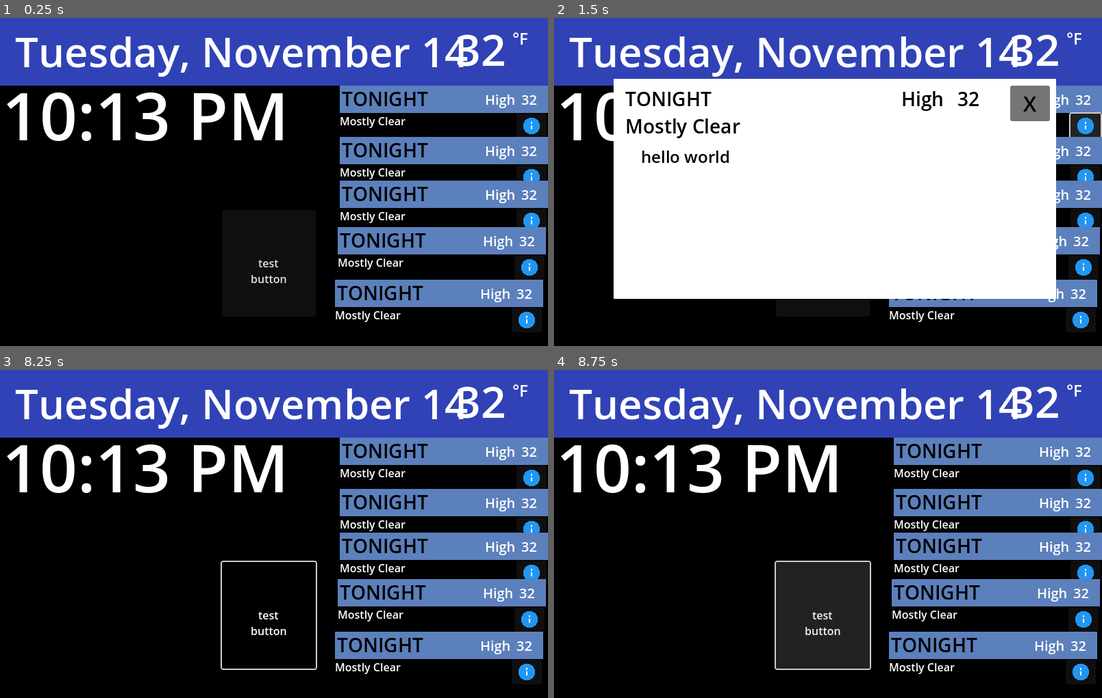
Above: before the commit, frames 1-4 (two rows, left to right).
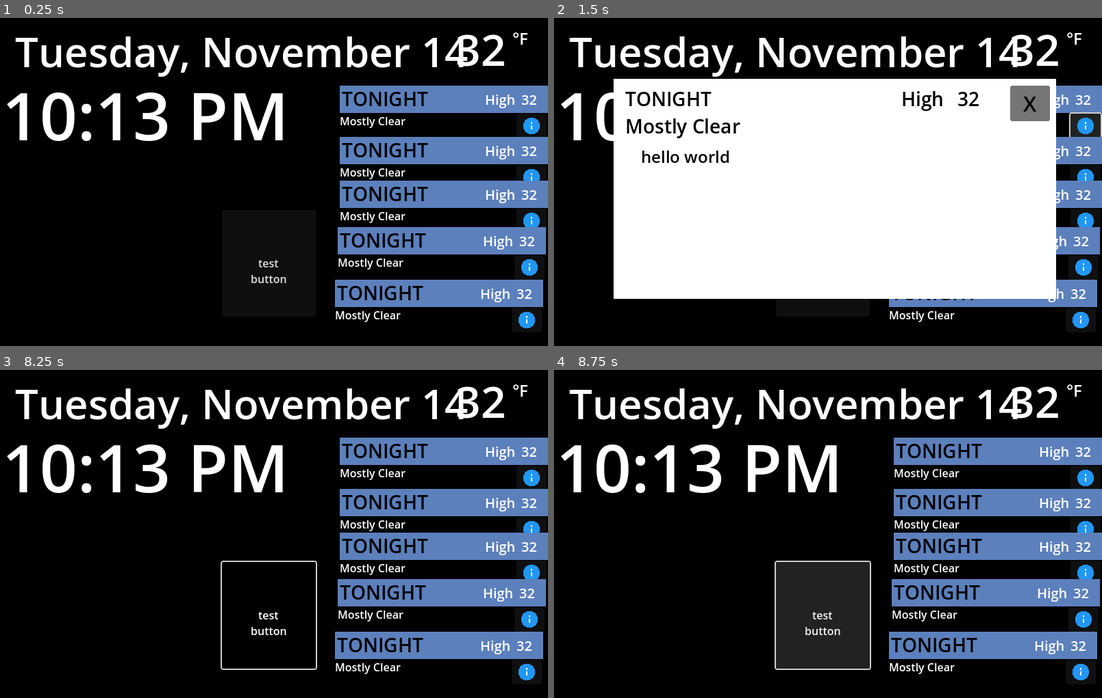
Above: after the commit, the same moments.

Repository: mattgrogan/PiDisplay
Game: Godot game, scene res://pi_display.tscn
Two runs of this game, one before a commit and one after it. Both use one fixed random seed, a clock stepped at 60 frames per second and the inputs below.
Inputs (mouse positions are in pixels of both pictures, inside the frame that each line leads up to):
- Up to frame 1 (0.25 s): no input
- Up to frame 2 (1.5 s): click "test button" at 0.5 s; click (1085, 126) at 1.27 s
- Up to frame 3 (8.25 s): click "test button" at 2 s; click (531, 478) at 2.77 s; click "test button" at 3.5 s; click (531, 478) at 4.27 s; click "X" at 5 s; tap Enter at 5.75, 7.25 s; move the mouse to (394, 517) at 5.77 s; click (394, 517) at 5.92 s; tap Space at 6.5, 8 s; move the mouse to (164, 550) at 6.52 s; click (164, 550) at 6.67 s; move the mouse to (328, 461) at 7.27 s; click (328, 461) at 7.42 s; move the mouse to (246, 599) at 8.02 s; click (246, 599) at 8.17 s
- Up to frame 4 (8.75 s): no input

The runs differ from the first frame. In frame 1, 18% of the frame differs, in the area x 0-100%, y 0-21%; in frame 2, 16%; in frame 3, 18%; in frame 4, 18%.
Error in both runs: Invalid access to property or key 'properties' on a base object of type 'Nil'. (res://DelayTimer.gd:27)

Commit message:
Added bing background image

Diff:
--- /dev/null
+++ b/BackgroundTimer.gd
@@ -0,0 +1,93 @@
+extends Timer
+
+const host = "https://www.bing.com"
+const url = host + "/" + "HPImageArchive.aspx?format=xml&idx=0&n=1&mkt=en-US"
+
+# const header = "accept: application/geo+json"
+
+# Called when the node enters the scene tree for the first time.
+func _ready():
+	# Run the timeout immediately
+	self._on_timeout()
+
+
+
+# Called every frame. 'delta' is the elapsed time since the previous frame.
+func _process(delta):
+	pass
+
+func _on_timeout():
+	print_debug("Background Timer Called")
+	print_debug("connecting to " + url)
+	$HTTPRequest.request_completed.connect(_on_request_completed)
+	$HTTPRequest.request(url)
+	self.start()
+	print_debug("Background Timer Restarted")
+	print_debug(self.time_left)
+
+func _on_request_completed(result, response_code, headers, body):
+	print_debug("PARSING")
+	var parser = XMLParser.new()
+	var err = parser.open_buffer(body)
+
+	var image_url = ""
+	var is_url_node = false
+
+	while parser.read() != ERR_FILE_EOF:
+		if parser.get_node_type() == XMLParser.NODE_ELEMENT:
+			var node_name = parser.get_node_name()
+			is_url_node = node_name == "url"
+		if parser.get_node_type() == XMLParser.NODE_TEXT:
+			if is_url_node:
+				image_url = parser.get_node_data()
+
+	print_debug("The image URL is: " + host + image_url)
+	self.download_image(host + image_url)
+
+
+
+	#var json = JSON.parse_string(body.get_string_from_utf8())
+	#
+	#self._update_forecast(json, 0, "%ForecastPeriod0")
+	#self._update_forecast(json, 1, "%ForecastPeriod1")
+	#self._update_forecast(json, 2, "%ForecastPeriod2")
+	#self._update_forecast(json, 3, "%ForecastPeriod3")
+	#self._update_forecast(json, 4, "%ForecastPeriod4")
+	#
+	#self.download_image(json["data"]["iconLink"][0])
+
+func _update_forecast(json, index, node):
+	var period =(json["time"]["startPeriodName"][index])
+	var temp = json["data"]["temperature"][index]
+	var temp_label = json["time"]["tempLabel"][index]
+	var weather = json["data"]["weather"][index]
+	var detail = json["data"]["text"][index]
+
+	get_node(node).update(period, temp, temp_label, weather, detail)
+
+func download_image(url):
+	# Create an HTTP request node and connect its completion signal.
+	var http_request = HTTPRequest.new()
+	add_child(http_request)
+	http_request.request_completed.connect(self._http_request_completed)
+
+	# Perform the HTTP request. The URL below returns a PNG image as of writing.
+	var error = http_request.request(url)
+	if error != OK:
+		push_error("An error occurred in the HTTP request.")
+
+# Called when the HTTP request is completed.
+func _http_request_completed(result, response_code, headers, body):
+	print_debug("Downloaded image")
+	if result != HTTPRequest.RESULT_SUCCESS:
+		push_error("Image couldn't be downloaded. Try a different image.")
+
+	var image = Image.new()
+	var error = image.load_jpg_from_buffer(body)
+	if error != OK:
+		push_error("Couldn't load the image.")
+
+	var texture = ImageTexture.create_from_image(image)
+
+	# Display the image in a TextureRect node.
+	get_node("%BackgroundTexture").texture = texture
--- a/Time.gd
+++ b/Time.gd
@@ -11,7 +11,8 @@
 	var time = Time.get_time_dict_from_system()
 	var ampm = "AM"
 	var hour = time.hour
+	if hour >= 12:
+		ampm = "PM"
 	if hour > 12:
 		hour = hour - 12
-		ampm = "PM"
 	self.text = "%d:%02d %s" % [hour, time.minute, ampm]
--- a/forecast_day.tscn
+++ b/forecast_day.tscn
@@ -4,6 +4,7 @@
 [ext_resource type="Texture2D" uid="uid://dvqlqlnk5e4vj" path="res://info.png" id="2_c51dd"]
 
 [sub_resource type="SystemFont" id="SystemFont_gcomb"]
+subpixel_positioning = 0
 
 [sub_resource type="LabelSettings" id="LabelSettings_lxyay"]
 font = SubResource("SystemFont_gcomb")
@@ -11,18 +12,21 @@
 font_color = Color(0, 0, 0, 1)
 
 [sub_resource type="SystemFont" id="SystemFont_ro1vi"]
+subpixel_positioning = 0
 
 [sub_resource type="LabelSettings" id="LabelSettings_m7ee1"]
 font = SubResource("SystemFont_ro1vi")
 font_size = 20
 
 [sub_resource type="SystemFont" id="SystemFont_ckrfi"]
+subpixel_positioning = 0
 
 [sub_resource type="LabelSettings" id="LabelSettings_5e3pd"]
 font = SubResource("SystemFont_ckrfi")
 font_size = 20
 
 [sub_resource type="SystemFont" id="SystemFont_1yc7s"]
+subpixel_positioning = 0
 
 [sub_resource type="LabelSettings" id="LabelSettings_lybmv"]
 font = SubResource("SystemFont_1yc7s")
--- a/pi_display.tscn
+++ b/pi_display.tscn
@@ -6,6 +6,7 @@
 [ext_resource type="Script" path="res://TestButton.gd" id="4_mbjm5"]
 [ext_resource type="PackedScene" uid="uid://54wjryxrfomf" path="res://forecast_day.tscn" id="4_uw6a0"]
 [ext_resource type="Script" path="res://ForecastTimer.gd" id="5_1ordo"]
+[ext_resource type="Script" path="res://BackgroundTimer.gd" id="7_la43m"]
 
 [sub_resource type="SystemFont" id="SystemFont_i5y02"]
 
@@ -35,10 +36,23 @@
 
 [node name="TimeDisplay" type="Node2D" parent="."]
 
+[node name="BackgroundTexture" type="TextureRect" parent="TimeDisplay"]
+unique_name_in_owner = true
+offset_left = -5.0
+offset_top = 2.0
+offset_right = 800.0
+offset_bottom = 485.0
+expand_mode = 3
+
+[node name="Darken" type="ColorRect" parent="TimeDisplay"]
+offset_right = 798.0
+offset_bottom = 476.0
+color = Color(0, 0, 0, 0.411765)
+
 [node name="ColorRect" type="ColorRect" parent="TimeDisplay"]
 offset_right = 800.0
 offset_bottom = 99.0
-color = Color(0.186896, 0.259324, 0.712779, 1)
+color = Color(0, 0, 0, 0.407843)
 
 [node name="Date" type="Label" parent="TimeDisplay"]
 offset_left = 22.0
@@ -131,5 +145,10 @@
 
 [node name="HTTPRequest" type="HTTPRequest" parent="Connectors/ForecastTimer"]
 
+[node name="BackgroundTimer" type="Timer" parent="Connectors"]
+script = ExtResource("7_la43m")
+
+[node name="HTTPRequest" type="HTTPRequest" parent="Connectors/BackgroundTimer"]
+
 [connection signal="pressed" from="TimeDisplay/HUD/TestButton" to="TimeDisplay/HUD/TestButton" method="_on_pressed"]
 [connection signal="timeout" from="Connectors/TempTimer" to="Connectors/TempTimer" method="_on_timeout"]
Not shown: 1 places in pi_display.tscn that only renumber resources
Not shown, changed: .gitignore
